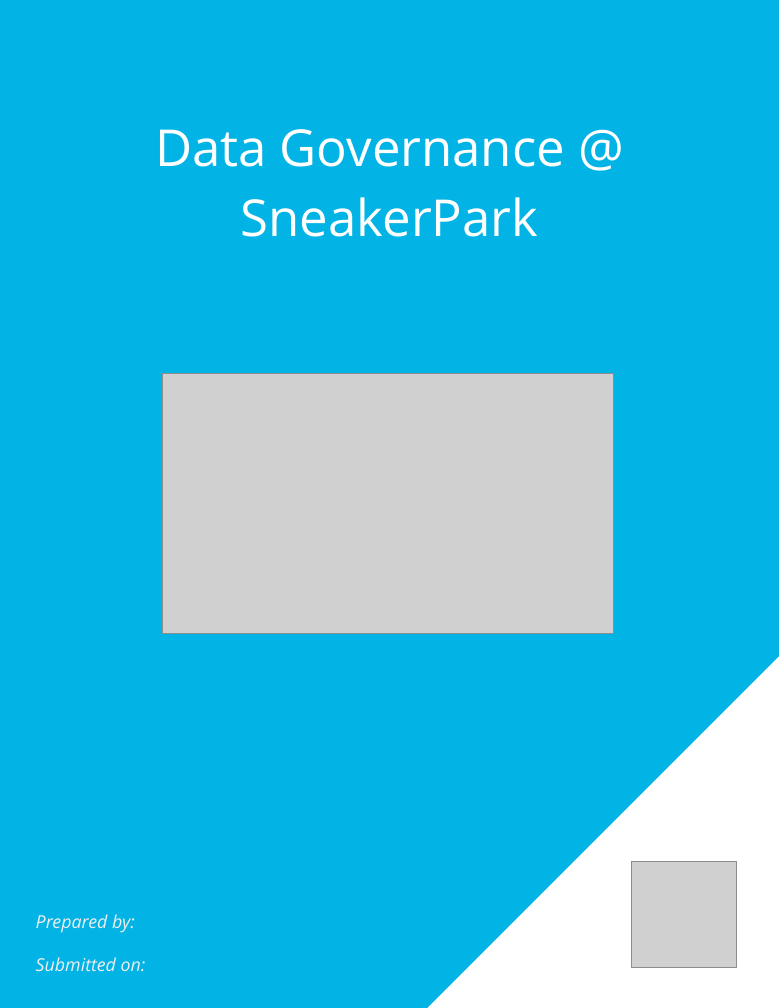
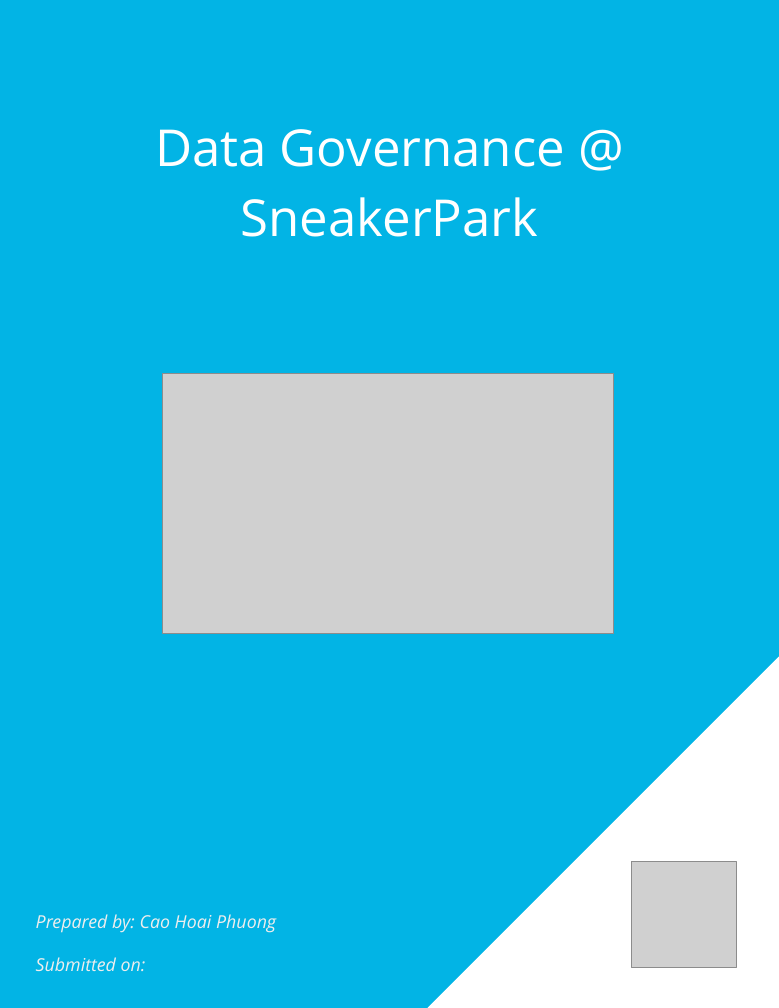
Before and after one commit to fuongcao/udacity-data-achitect, a slide deck: slide 1 of 4- Data Governance at SneakerPark/DataGovernanceAtSneakerPark.pptx. Drawn at 779x1008 pixels with LibreOffice and Linux fonts; fonts in the diff are those of the drawing; grey boxes stand for pictures; background and template pictures are left out. Boxes give left, top, right and bottom in pixels: in the first picture for what was removed or moved away, otherwise in the second. Text is boxed around its words. In the diff, an @@ line names an element or a change of style, - is before the commit and + after.

```diff
--- a/4- Data Governance at SneakerPark/DataGovernanceAtSneakerPark.pptx
+++ b/4- Data Governance at SneakerPark/DataGovernanceAtSneakerPark.pptx
@@ text at [36, 914, 276, 933]: text changed @@
-Prepared by:
+Prepared by: Cao Hoai Phuong
```
Also in this commit, not shown: 6 other slides changed, 4 slides added, 6 slides removed, 1 other file.
